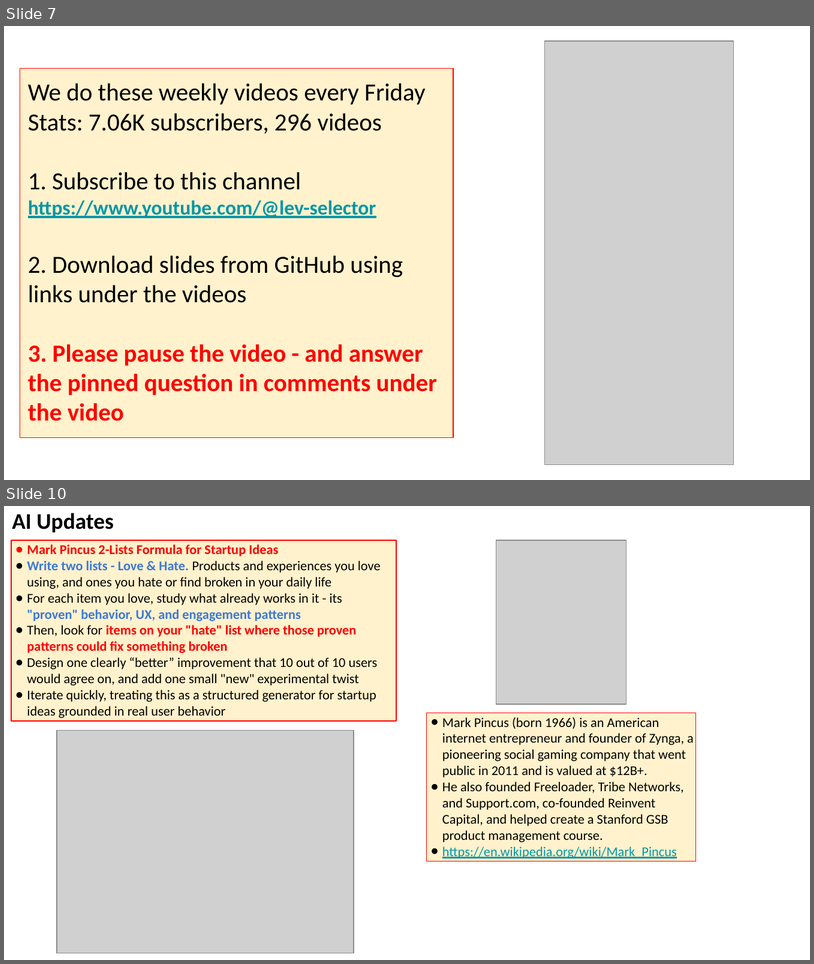
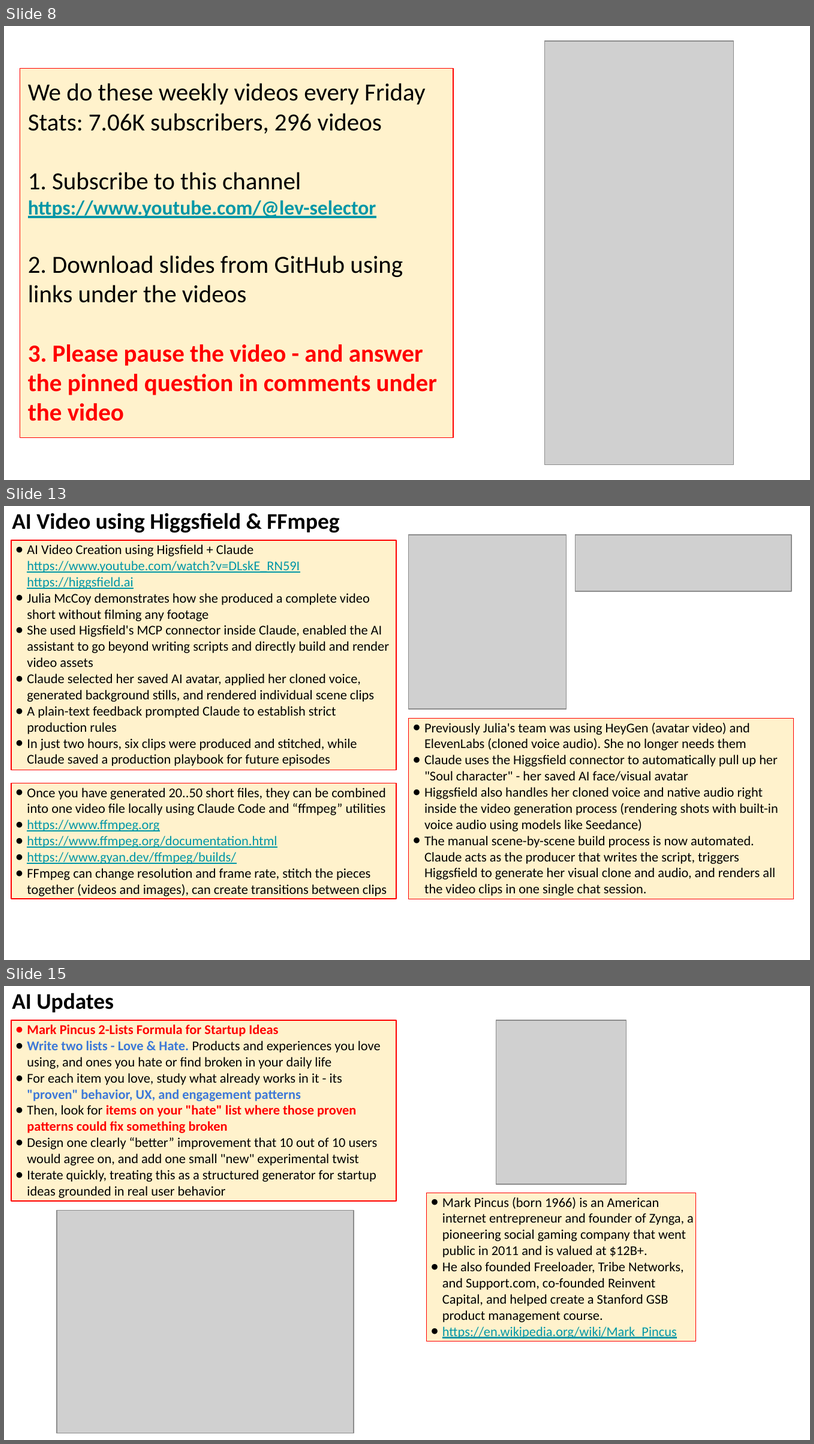
Before and after one commit to lselector/seminar, a slide deck: 2026/2026-07-24-AI-Updates.pptx. Shown one above the other, each under a label of ours: slides 7 and 10 before the commit, slides 8, 13 and 15 after it; the slides between them are not shown. The pictures are 814x964 and 814x1444 pixels, drawn with LibreOffice and Linux fonts; fonts in the diff are those of the drawing; grey boxes stand for pictures. Boxes give left, top, right and bottom in pixels: in the first picture for what was removed or moved away, otherwise in the second. Text is boxed around its words. In the diff, an @@ line names an element or a change of style, - is before the commit and + after.

```diff
--- a/2026/2026-07-24-AI-Updates.pptx
+++ b/2026/2026-07-24-AI-Updates.pptx
@@ slide 13 added at (x1=4, y1=506, x2=810, y2=960), background #FFFFFF @@
@@ text added at (x1=12, y1=513, x2=339, y2=533), 20 pt, text #000000, bold @@
+AI Video using Higgsfield & FFmpeg
@@ rectangle added at (x1=11, y1=540, x2=397, y2=769), fill #FFF2CC, outline #FF0000 0.75 pt, 12 pt, text #000000 @@
+● AI Video Creation using Higsfield + Claude
+  https://www.youtube.com/watch?v=DLskE_RN59I
+  https://higgsfield.ai
+● Julia McCoy demonstrates how she produced a complete video short without filming any footage
+● She used Higsfield's MCP connector inside Claude, enabled the AI assistant to go beyond writing scripts and directly build and render video assets
+● Claude selected her saved AI avatar, applied her cloned voice, generated background stills, and rendered individual scene clips
+● A plain-text feedback prompted Claude to establish strict production rules
+● In just two hours, six clips were produced and stitched, while Claude saved a production playbook for future episodes
@@ picture added at (x1=409, y1=535, x2=567, y2=709) @@
@@ picture added at (x1=576, y1=535, x2=792, y2=591) @@
@@ rectangle added at (x1=409, y1=718, x2=794, y2=899), fill #FFF2CC, outline #FF0000 0.75 pt, 12 pt, text #000000 @@
+● Previously Julia's team was using HeyGen (avatar video) and ElevenLabs (cloned voice audio). She no longer needs them
+● Claude uses the Higgsfield connector to automatically pull up her "Soul character" - her saved AI face/visual avatar
+● Higgsfield also handles her cloned voice and native audio right inside the video generation process (rendering shots with built-in voice audio using models like Seedance)
+● The manual scene-by-scene build process is now automated. Claude acts as the producer that writes the script, triggers Higgsfield to generate her visual clone and audio, and renders all the video clips in one single chat session.
@@ rectangle added at (x1=11, y1=783, x2=397, y2=898), fill #FFF2CC, outline #FF0000 0.75 pt, 12 pt, text #000000 @@
+● Once you have generated 20..50 short files, they can be combined into one video file locally using Claude Code and “ffmpeg” utilities
+● https://www.ffmpeg.org
+● https://www.ffmpeg.org/documentation.html
+● https://www.gyan.dev/ffmpeg/builds/
+● FFmpeg can change resolution and frame rate, stitch the pieces together (videos and images), can create transitions between clips
@@ what was slide 7 is now slide 8 @@
@@ what was slide 10 is now slide 15 @@
```
Also in this commit, not shown: 10 slides changed, 8 other slides added, 1 slide removed.
